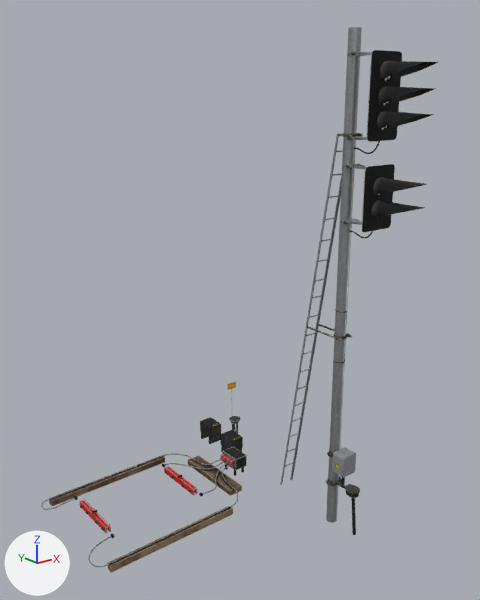
An edit to the glTF model data/models_ktx/default-objects/ab_exit.gltf, drawn before and after from the same camera.
Before and after are seen from a 50 mm camera at (-7.09, -8.36, 6.2) aimed at (-1.35, -1.18, 3.33). The axes (+X, +Y, +Z) are drawn at lower left. The lights are the same throughout. The older version comes first. Where no turn or scale is listed for an object, it has been applied to the vertices.

Objects in the first picture: 'Изостык', 'Светофор 3+2'.
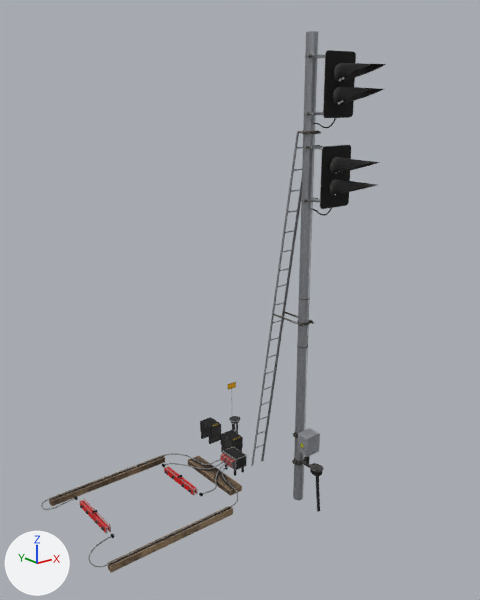
The newer file is also turned or shifted as a whole; pictures and numbers use the older file's frame.

The change, as a diff of the scene's bpy script:
```diff
--- a/data/models_ktx/default-objects/ab_exit.gltf.py
+++ b/data/models_ktx/default-objects/ab_exit.gltf.py
@@ me_светофор_2_2 @@
+me_светофор_2_2.from_pydata(...)  # 3682 vertices, 6156 faces; spans x -0.3..0.3, y -1.26..1.12, z -3.91..3.66
+me_светофор_2_2.materials.append(mat_material__35)
@@ ob_светофор_3_2 @@
-ob_светофор_3_2 = bpy.data.objects.new('Светофор 3+2', me_светофор_3_2)
-ob_светофор_3_2.location = (0.0, -1.92, 3.35)
@@ ob_светофор_2_2 @@
+ob_светофор_2_2 = bpy.data.objects.new('Светофор 2+2', me_светофор_2_2)
+ob_светофор_2_2.location = (0.0, -1.12, 3.35)
```

What differs and where, as boxes (x1, y1, x2, y2) in the pictures (480 x 600 px):
'Светофор 3+2', deleted: before (280, 27, 438, 535)
'Светофор 2+2', added: after (251, 31, 386, 512)
